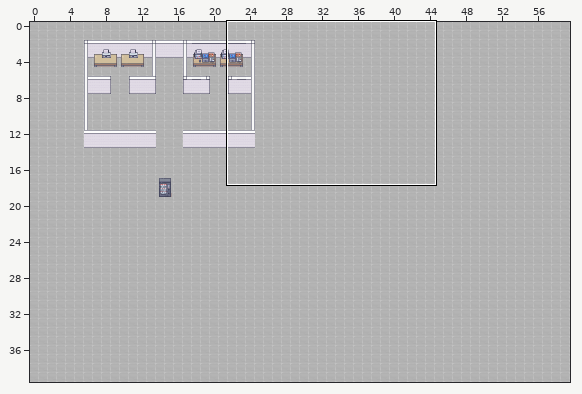
Tiled map -- src/game/assets/tilemaps/level2-office.tmx. The first picture is a wide view before the edit; the outline marks the close-up.
Close-up. First the earlier version:
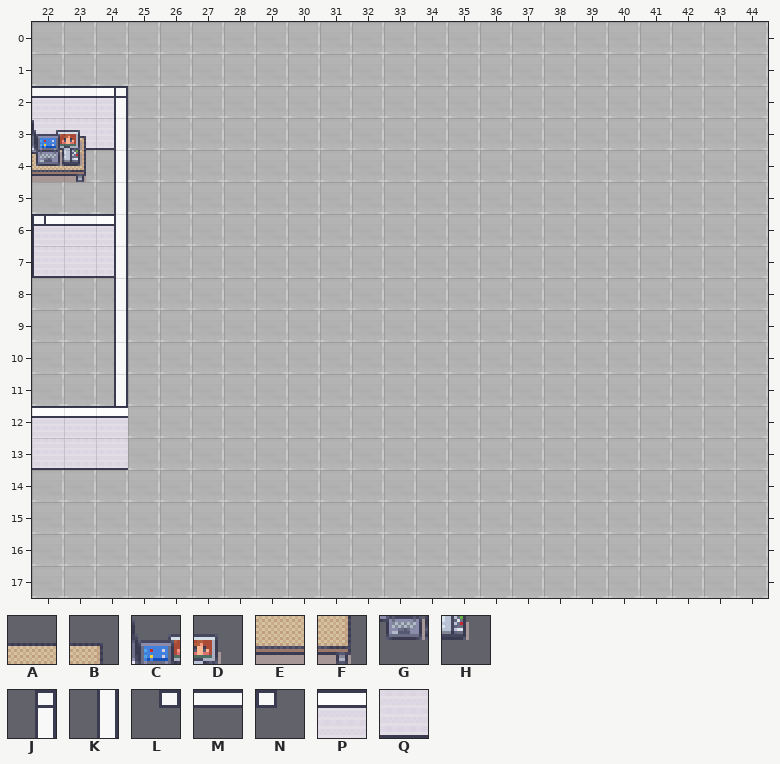
Cells are 16x16 px. Shown: x 22..44, y 0..17.
Key: from "Modern_Office_16x16": A 485, B 486, C 491, D 492, E 501, F 502, G 507, H 508; from "Room_Builder_Office_16x16": J 23, K 39, L 55, M 56, N 57, P 177, Q 193.
_ is an empty cell.
Layers that did not change in this view are not listed.
Layer "World" before, first column x 22:
 0 _______________________
 1 _______________________
 2 MMJ____________________
 3 ABK____________________
 4 EFK____________________
 5 __K____________________
 6 NML____________________
 7 _______________________
 8 __K____________________
 9 __K____________________
10 __K____________________
11 __K____________________
12 PPP____________________
13 QQQ____________________
14 _______________________
15 _______________________
16 _______________________
17 _______________________
Layer "Above Player" before, first column x 22:
 0 _______________________
 1 _______________________
 2 _______________________
 3 CD_____________________
 4 GH_____________________
 5 _______________________
 6 __K____________________
 7 __K____________________
 8 _______________________
 9 _______________________
10 _______________________
11 _______________________
12 _______________________
13 _______________________
14 _______________________
15 _______________________
16 _______________________
17 _______________________
The same view after the edit:
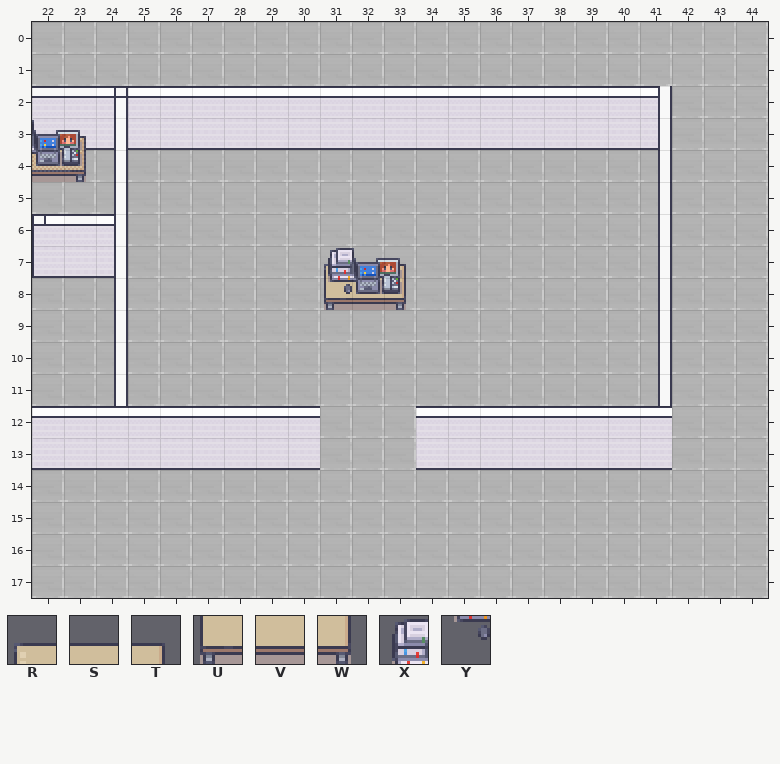
Further tiles: from "Modern_Office_16x16": R 455, S 456, T 457, U 471, V 472, W 473, X 490, Y 506.
Difference:
Changed rows in their new state; . is an unchanged cell.
Layer "World":
first column x 25:
 2 PPPPPPPPPPPPPPPPP
 3 QQQQQQQQQQQQQQQQQ
 4 ................K
 5 ................K
 6 ................K
 7 ......RST.......K
 8 ......UVW.......K
 9 ................K
10 ................K
11 ................K
12 PPPPPP...PPPPPPPP
13 QQQQQQ...QQQQQQQQ
Layer "Above Player":
first column x 41:
 2 K
 3 K
first column x 31:
 7 XCD
 8 YGH
